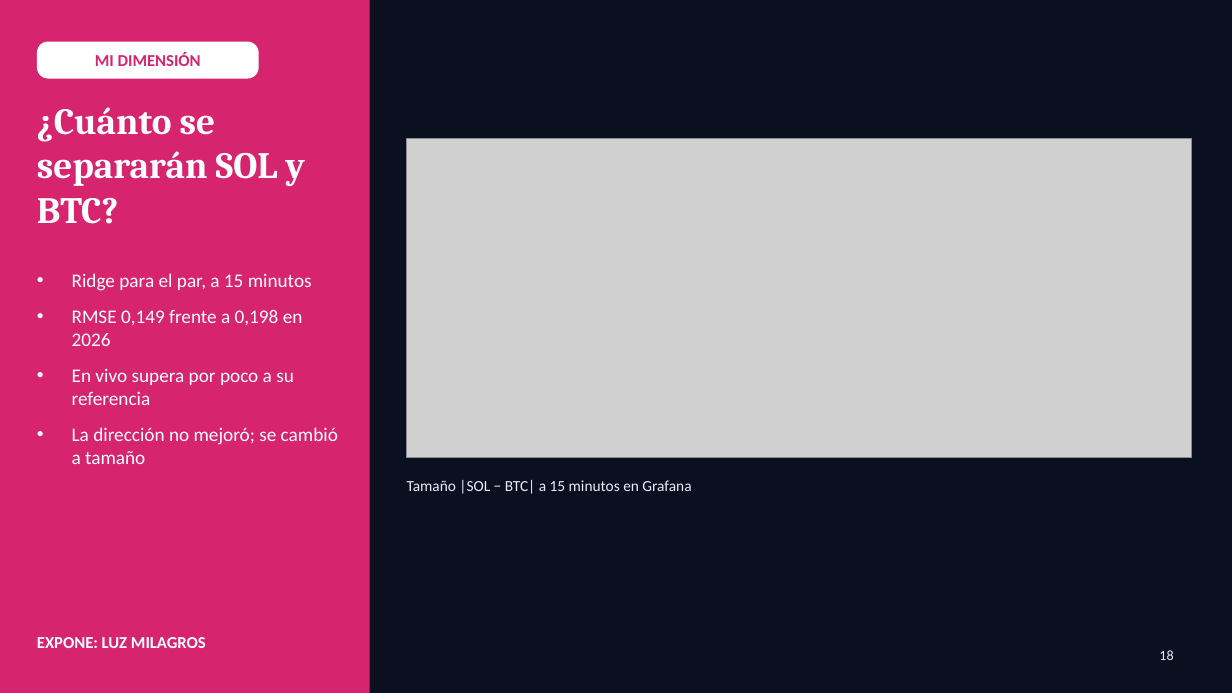
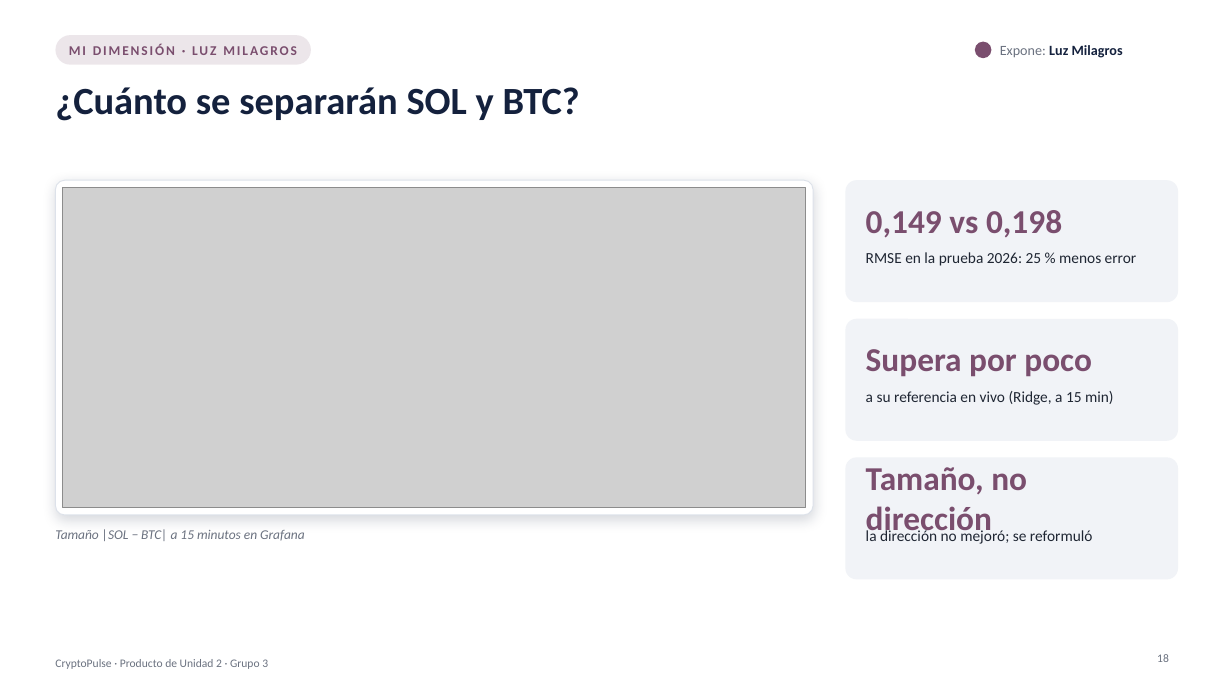
Before and after one commit to Milagros-hp/BigData-BTC-SOL, a slide deck: slide 18 of docs/presentacion/CryptoPulse_U2.pptx. Drawn at 1232x693 pixels with LibreOffice and Linux fonts; fonts in the diff are those of the drawing; grey boxes stand for pictures. Boxes give left, top, right and bottom in pixels: in the first picture for what was removed or moved away, otherwise in the second. Text is boxed around its words. In the diff, an @@ line names an element or a change of style, - is before the commit and + after.

```diff
--- a/docs/presentacion/CryptoPulse_U2.pptx
+++ b/docs/presentacion/CryptoPulse_U2.pptx
@@ background #0B1020 to #FFFFFF @@
@@ rectangle removed at (x1=0, y1=0, x2=370, y2=693) @@
@@ rounded rectangle resized from (x1=37, y1=42, x2=259, y2=79) to (x1=55, y1=35, x2=311, y2=65) @@
@@ rounded rectangle at (x1=55, y1=35, x2=311, y2=65): fill #FFFFFF to #7A4E6E at 14% opacity; proportions changed @@
@@ text added at (x1=69, y1=43, x2=297, y2=55), 10.5 pt, text #7A4E6E, bold @@
+MI DIMENSIÓN · LUZ MILAGROS
@@ text in rounded rectangle at (x1=95, y1=53, x2=201, y2=66): text removed @@
-MI DIMENSIÓN
@@ ellipse added at (x1=975, y1=42, x2=992, y2=58), fill #7A4E6E @@
@@ text added at (x1=1000, y1=45, x2=1123, y2=58), 11 pt, text #14213D, bold @@
+Expone: Luz Milagros
@@ title "¿Cuánto se separarán SOL y ..." moved from (x1=37, y1=107, x2=305, y2=224) to (x1=55, y1=87, x2=580, y2=121) @@
@@ title "¿Cuánto se separarán SOL y ..." at (x1=55, y1=87, x2=580, y2=121): size 29 to 30 pt, font Cambria to Calibri, text colour #FFFFFF to #14213D @@
@@ picture removed at (x1=407, y1=139, x2=1192, y2=457) @@
@@ rounded rectangle added at (x1=55, y1=180, x2=813, y2=515), fill #FFFFFF, outline #DDE2EA 0.75 pt @@
@@ picture added at (x1=63, y1=188, x2=806, y2=507) @@
@@ rounded rectangle added at (x1=846, y1=180, x2=1178, y2=302), fill #F1F3F7 @@
@@ text added at (x1=866, y1=210, x2=1062, y2=238), 26 pt, text #7A4E6E, bold @@
+0,149 vs 0,198
@@ text added at (x1=866, y1=252, x2=1137, y2=266), 12 pt, text #1F2633 @@
+RMSE en la prueba 2026: 25 % menos error
@@ text removed at (x1=72, y1=273, x2=338, y2=464) @@
-• Ridge para el par, a 15 minutos
-• RMSE 0,149 frente a 0,198 en 2026
-• En vivo supera por poco a su referencia
-• La dirección no mejoró; se cambió a tamaño
@@ rounded rectangle added at (x1=846, y1=319, x2=1178, y2=441), fill #F1F3F7 @@
@@ text added at (x1=866, y1=349, x2=1092, y2=377), 26 pt, text #7A4E6E, bold @@
+Supera por poco
@@ text added at (x1=866, y1=391, x2=1114, y2=405), 12 pt, text #1F2633 @@
+a su referencia en vivo (Ridge, a 15 min)
@@ rounded rectangle added at (x1=846, y1=457, x2=1178, y2=579), fill #F1F3F7 @@
@@ text added at (x1=866, y1=467, x2=1027, y2=539), 26 pt, text #7A4E6E, bold @@
+Tamaño, no dirección
@@ text "Tamaño |SOL − BTC| a ..." moved from (x1=407, y1=480, x2=691, y2=494) to (x1=55, y1=529, x2=305, y2=541) @@
@@ text "Tamaño |SOL − BTC| a ..." at (x1=55, y1=529, x2=305, y2=541): size 12 to 10.5 pt, text colour #E8ECF8 to #6B7280, italic on @@
@@ text added at (x1=866, y1=527, x2=1093, y2=544), 12 pt, text #1F2633 @@
+la dirección no mejoró; se reformuló
@@ text removed at (x1=37, y1=637, x2=206, y2=648) @@
-EXPONE: LUZ MILAGROS
@@ text added at (x1=55, y1=659, x2=268, y2=669), 9 pt, text #6B7280 @@
+CryptoPulse · Producto de Unidad 2 · Grupo 3
@@ page number at (x1=1157, y1=654, x2=1169, y2=662): size 11 to 9 pt, text colour #E8ECF8 to #6B7280; alignment left to right @@
```
Also in this commit, not shown: 20 other slides changed, 1 other file.
